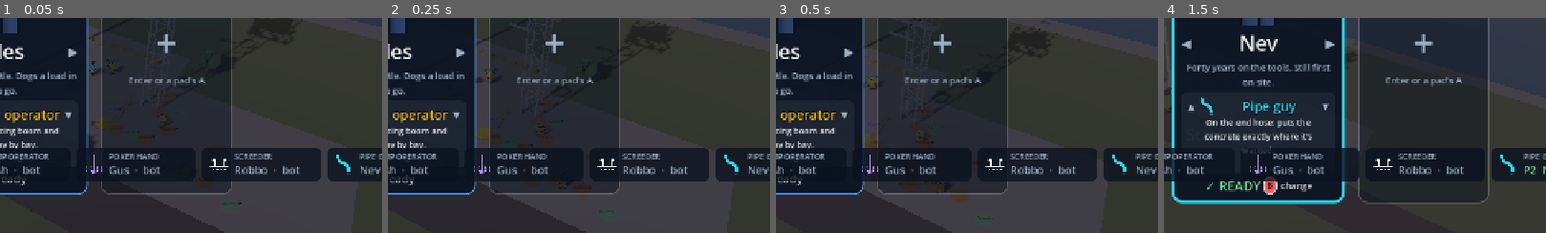
Above: before the commit, frames 1-4 (left to right).
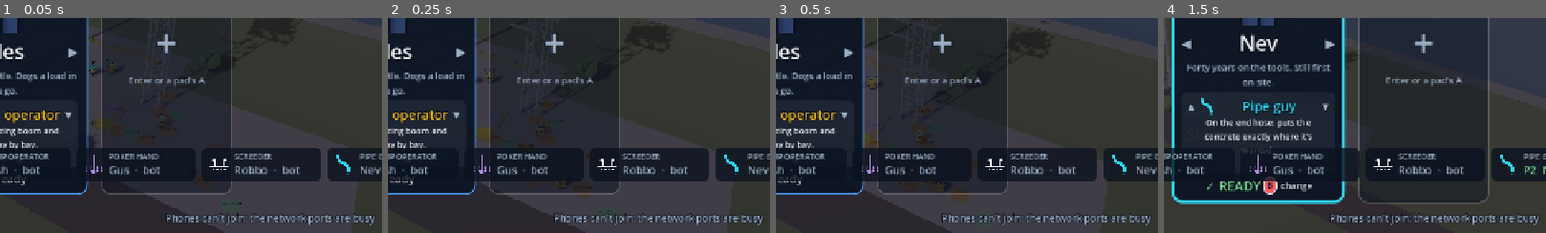
Above: after the commit, the same moments.

Repository: johnblairdota-stack/pour-decisions
Game: Godot game, scene res://scenes/main.tscn
Same seed, same stepped clock (60 frames per second), same inputs: the game is played once before the commit and once after it.
Inputs (mouse positions are % of the whole screen's width and height, from its top left):
- Up to frame 1 (0.05 s): no input
- Up to frame 2 (0.25 s): no input
- Up to frame 3 (0.5 s): no input
- Up to frame 4 (1.5 s): tap Enter at 0.5 s; move the mouse to (72, 45) at 0.52 s; hold D 0.53-1.25 s; tap Tab (skyline) at 0.6 s; click (72, 45) at 0.67 s; tap Space at 0.77 s; drag from (30, 55) to (45, 70) at 1.27 s
The pictures show only the part of the screen within x 40-90%, y 44-94%; the shares and areas given below are measured in that part.

The runs differ from the first frame. In frame 1, 1.1% of the frame differs, in the area x 43-98%, y 90-97%; in frame 2, 1.1%; in frame 3, 1.1%; in frame 4, 1.1%.

Commit message:
Keyboard players can take back a covered job; phones find the right address
A keyboard player who went idle long enough to be covered by a bot (easy
during a climb day) could never take the job back: raw_active() returned
false for anyone being covered, so their key presses were never seen.
Only phones skip that check now (phones.gd hands them back itself).

Phones: the join address now prefers the Wi-Fi/Ethernet adapter over
virtual ones (VirtualBox, Hyper-V, VPNs), the join card lists other
addresses to try plus the Windows firewall hint, and the server falls back
to other ports if 8080/8081 are busy.

Co-Authored-By: Claude Opus 5.5 (1M context) <noreply@anthropic.com>
Claude-Session: https://claude.ai/code/session_01KGEKRS4by61FUHHaopqimv

Diff:
--- a/scripts/main.gd
+++ b/scripts/main.gd
@@ -2067,6 +2067,14 @@
 	var t := ""
 	if phones.running and crew.humans().size() < 4:
 		t = "Scan to join on your phone\n(same Wi-Fi)\n%s" % phones.url()
+		# (a page that won't load is usually the firewall, or the wrong
+		# network adapter: say so, and give the other addresses to try)
+		var others: Array = phones.other_urls()
+		if not others.is_empty():
+			t += "\nNot loading? Try %s" % " or ".join(others)
+		t += "\nWindows: allow Godot through the firewall"
+	elif not phones.running and crew.humans().size() < 4:
+		t = "Phones can't join: the network ports are busy"
 	return t
 
 func _join_players() -> void:
--- a/scripts/phones.gd
+++ b/scripts/phones.gd
@@ -15,8 +15,8 @@
 ## "full". The token lets a phone that drops out reconnect to the same chibi.
 extends Node
 
-const HTTP_PORT := 8080
-const WS_PORT := 8081
+const PORTS := [[8080, 8081], [8090, 8091], [8180, 8181], [18080, 18081]]
+const VIRTUAL := ["virtualbox", "vmware", "vethernet", "hyper-v", "wsl", "docker", "loopback", "bluetooth", "tailscale", "zerotier", "hamachi", "vpn", "tap-", "tun"]
 const MIN_TAP_MS := 90         # a tap counts as held at least this long
 const PAGE := preload("res://scripts/controller_page.gd")
 const UI := preload("res://scripts/ui.gd")
@@ -28,32 +28,77 @@
 var clients: Array = []         # {ws, token, player, last_cues}
 var tokens := {}                # token -> player
 var address := ""
+var addresses: Array = []       # every LAN address, best first
+var http_port := 8080
+var ws_port := 8081
 var running := false
 var _cue_t := 0.0
 
 func start(owner_game) -> void:
 	game = owner_game
-	var e1 := http.listen(HTTP_PORT)
-	var e2 := ws_server.listen(WS_PORT)
-	running = e1 == OK and e2 == OK
-	address = _lan_address()
+	# (if something else on the computer has the usual ports, try the next pair)
+	for pair in PORTS:
+		http = TCPServer.new()
+		ws_server = TCPServer.new()
+		var e1 := http.listen(pair[0])
+		var e2 := ws_server.listen(pair[1])
+		if e1 == OK and e2 == OK:
+			http_port = pair[0]
+			ws_port = pair[1]
+			running = true
+			break
+		http.stop()
+		ws_server.stop()
+	addresses = _lan_addresses()
+	address = addresses[0] if not addresses.is_empty() else ""
 	if game.autotest:
-		print("[phones] listening: %s (http %s, ws %s)" % [url(), e1 == OK, e2 == OK])
+		print("[phones] listening: %s (running %s, also %s)" % [url(), running, str(addresses.slice(1))])
 
 func url() -> String:
-	return "http://%s:%d" % [address, HTTP_PORT] if address != "" else ""
-
-## The best guess at this computer's address on the local network.
-func _lan_address() -> String:
-	var best := ""
-	for a in IP.get_local_addresses():
-		if a.contains(":") or a.begins_with("127.") or a.begins_with("169.254."):
-			continue
-		if a.begins_with("192.168.") or a.begins_with("10."):
-			return a
-		if best == "":
-			best = a
-	return best if best != "" else "127.0.0.1"
+	return "http://%s:%d" % [address, http_port] if address != "" else ""
+
+## The other addresses this computer has, for when the first doesn't load.
+func other_urls() -> Array:
+	var out: Array = []
+	for a in addresses.slice(1, 3):
+		out.append("http://%s:%d" % [a, http_port])
+	return out
+
+## This computer's addresses on the local network, best guess first: the
+## Wi-Fi or Ethernet adapter, not a virtual one (VirtualBox, Hyper-V, WSL,
+## VPNs), which a phone on the Wi-Fi can't reach.
+func _lan_addresses() -> Array:
+	var scored: Array = []
+	for itf in IP.get_local_interfaces():
+		var nm: String = (String(itf.get("friendly", "")) + " " + String(itf.get("name", ""))).to_lower()
+		var virtual := false
+		for word in VIRTUAL:
+			if nm.contains(word):
+				virtual = true
+		for a in itf.get("addresses", []):
+			var ip := String(a)
+			if ip.contains(":") or ip.begins_with("127.") or ip.begins_with("169.254."):
+				continue
+			var score := 0
+			if ip.begins_with("192.168."):
+				score += 30
+			elif ip.begins_with("10."):
+				score += 20
+			elif ip.begins_with("172."):
+				score += 10
+			if nm.contains("wi-fi") or nm.contains("wifi") or nm.contains("wlan") or nm.contains("wireless"):
+				score += 50
+			elif nm.contains("ethernet") or nm.begins_with("eth") or nm.begins_with("en"):
+				score += 40
+			if virtual:
+				score -= 100
+			scored.append([score, ip])
+	scored.sort_custom(func(x, y): return x[0] > y[0])
+	var out: Array = []
+	for e in scored:
+		if not out.has(e[1]):
+			out.append(e[1])
+	return out
 
 func _process(delta: float) -> void:
 	if not running:
@@ -92,7 +137,7 @@
 			var status := "200 OK"
 			var ctype := "text/html; charset=utf-8"
 			if path == "/" or path.begins_with("/?") or path == "/index.html":
-				body = PAGE.html(WS_PORT).to_utf8_buffer()
+				body = PAGE.html(ws_port).to_utf8_buffer()
 			elif path == "/manifest.json":
 				# Add it to the home screen and it opens like an app: full
 				# screen, sideways, no browser bars
--- a/scripts/player.gd
+++ b/scripts/player.gd
@@ -397,9 +397,12 @@
 
 ## True while this person is touching their own keys or pad right now.
 func raw_active() -> bool:
-	if bot or covering:
+	if bot:
 		return false
 	if ai:
+		# (a phone that's being covered takes itself back: phones.gd)
+		if covering:
+			return false
 		# A phone: holding a button or the stick counts, even with no new
 		# messages coming in
 		return ai_action or ai_alt or ai_slow or ai_leave or ai_move.length() > 0.1
--- a/scripts/select.gd
+++ b/scripts/select.gd
@@ -209,6 +209,16 @@
 		var how := UI.label("Scan with your phone (same Wi-Fi)\nor press Enter / a pad's A", 15, UI.MUTED, 0)
 		how.horizontal_alignment = HORIZONTAL_ALIGNMENT_CENTER
 		v.add_child(how)
+		# A page that won't load: the other addresses, and the usual culprit
+		var others: Array = game.phones.other_urls() if game != null and game.phones != null else []
+		var help := "Not loading? Allow Godot through\nthe Windows firewall (private networks)"
+		if not others.is_empty():
+			help = "Not loading? Try " + " or ".join(others.map(func(o): return String(o).replace("http://", ""))) + "\nor allow Godot through the firewall"
+		var tip := UI.label(help, 13, UI.MUTED, 0)
+		tip.horizontal_alignment = HORIZONTAL_ALIGNMENT_CENTER
+		tip.autowrap_mode = TextServer.AUTOWRAP_WORD_SMART
+		tip.custom_minimum_size.x = 268
+		v.add_child(tip)
 	else:
 		var plus := UI.label("+", 64, UI.MUTED)
 		plus.horizontal_alignment = HORIZONTAL_ALIGNMENT_CENTER
Not shown, changed: README.md
